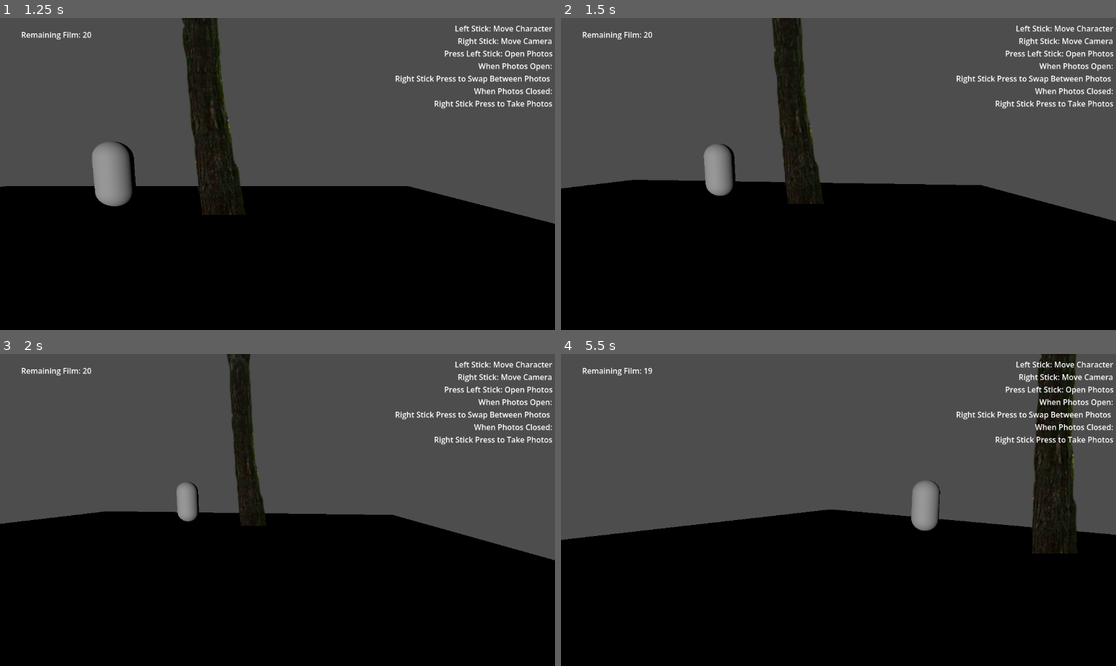
Above: before the commit, frames 1-4 (two rows, left to right).
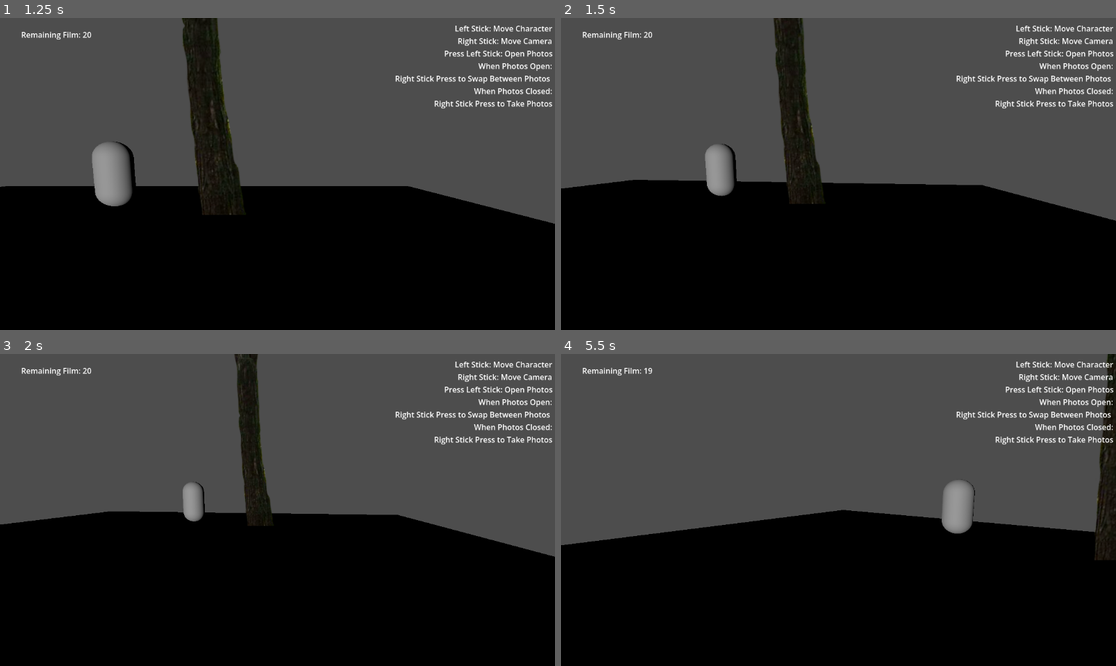
Above: after the commit, the same moments.

Repository: torchick20-ui/Roll-Your-Fate-F26
Game: Godot game, scene res://Scenes/player_test.tscn
Two runs of this game, one before a commit and one after it. Both use one fixed random seed, a clock stepped at 60 frames per second and the inputs below.
Inputs:
- Up to frame 1 (1.25 s): tap Enter at 0.5 s; hold D (Walk Right) from 0.53 s (still down); tap Down (Look Down) at 0.6 s
- Up to frame 2 (1.5 s): release D (Walk Right) at 1.28 s; hold S (Walk Back) from 1.28 s (still down); tap Left (Look Left) at 1.35 s
- Up to frame 3 (2 s): keep holding S (Walk Back)
- Up to frame 4 (5.5 s): release S (Walk Back) at 2.03 s; hold D (Walk Right) 2.03-2.78 s; tap one key every 0.75 s from 2.1 s: Right (Look Right) Up (Look Up) Space (Take Photo) Down (Look Down); hold W (Walk Forward) 2.78-3.53 s; hold A (Walk Left) 3.53-5.03 s; hold S (Walk Back) from 5.03 s (still down); hold Left (Look Left) from 5.03 s (still down)

Frame 1 is identical in both runs. In frame 2, 0.6% of the frame differs, in the area x 0-100%, y 0-66%; in frame 3, 2.1%; in frame 4, 7.6%, in the area x 0-100%, y 0-67%.

Commit message:
clamps player rotation

Diff:
--- a/Godot/new-game-project/Script/entity.gd
+++ b/Godot/new-game-project/Script/entity.gd
@@ -15,7 +15,6 @@
 
 	if distFromCam < 8:
 		sprite.modulate = Color(1.0, 1.0, 1.0)
-		print(entityName == "Tree")
 	elif distFromCam < 10:
 		sprite.modulate = Color(0.678, 0.561, 0.839, 1.0)
 	elif distFromCam < 12:
--- a/Godot/new-game-project/Script/player_character.gd
+++ b/Godot/new-game-project/Script/player_character.gd
@@ -54,11 +54,24 @@
 
 
 func _look()->void:
+
 	#print(Input.is_action_pressed("Look Left"))
 	var rotate = Input.get_vector("Look Left","Look Right","Look Up","Look Down")
-	#print(rotate)
-	self.rotation.y-=deg_to_rad(rotate.x*sensitivity)
+	print(camera.rotation)
+	camera.rotation.y-=deg_to_rad(rotate.x*sensitivity)
 	camera.rotation.x-=deg_to_rad(rotate.y*sensitivity)#We don't need to pitch the player up and down, but the camera.
+
+	#clamps rotation to left and right
+	if camera.rotation.y > 1.3:
+		camera.rotation.y = 1.3
+	if camera.rotation.y < -1.3:
+		camera.rotation.y = -1.3
+
+	#clamps rotation up and down
+	if camera.rotation.x > .7:
+		camera.rotation.x = .7
+	if camera.rotation.x < -.8:
+		camera.rotation.x = -.8
 	rotate = Vector2()
 	pass
 
